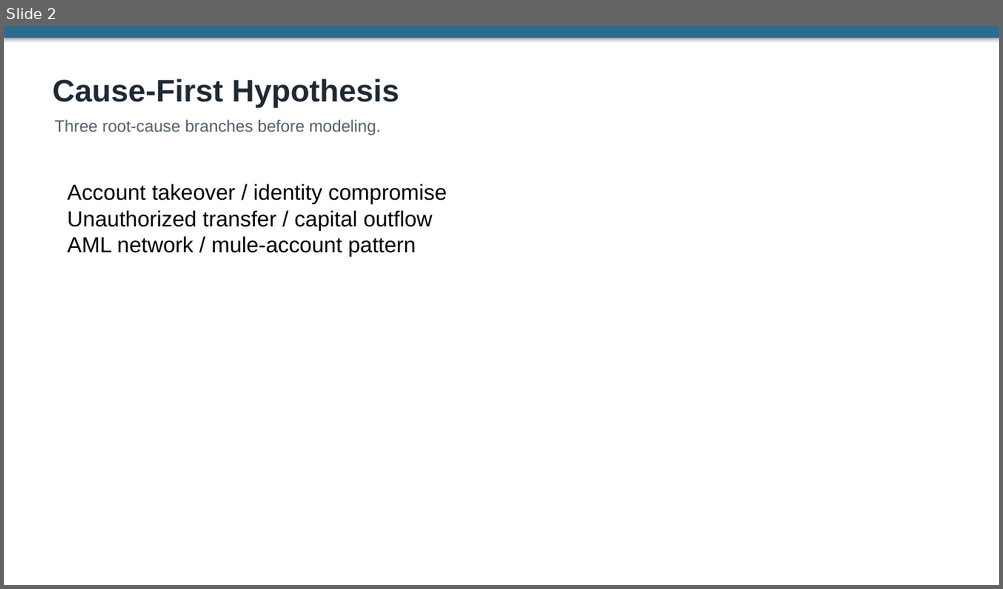
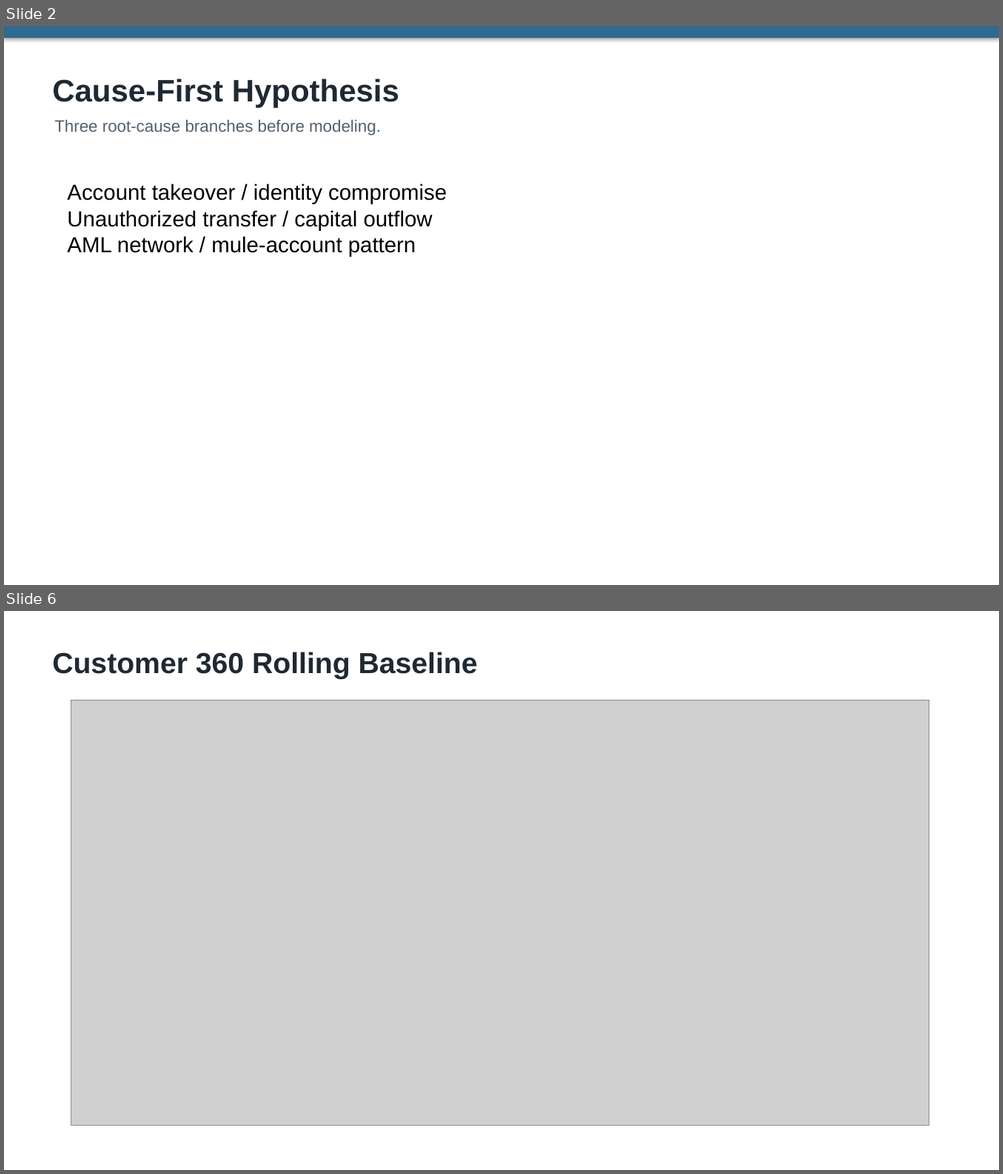
Before and after one commit to sonson0910/Fraud_Anomaly_Detection, a slide deck: report/final_slide_deck.pptx. Shown one above the other, each under a label of ours: slide 2 before the commit, slides 2 and 6 after it; the slides between them are not shown. The pictures are 1003x589 and 1003x1174 pixels, drawn with LibreOffice and Linux fonts; fonts in the diff are those of the drawing; grey boxes stand for pictures. Boxes give left, top, right and bottom in pixels: in the first picture for what was removed or moved away, otherwise in the second. Text is boxed around its words. In the diff, an @@ line names an element or a change of style, - is before the commit and + after.

Commit message:
Add customer 360 hybrid fraud prevention flow

```diff
--- a/report/final_slide_deck.pptx
+++ b/report/final_slide_deck.pptx
@@ slide 6 added at bbox=[4, 611, 999, 1170], background #FFFFFF @@
@@ text added at bbox=[52, 652, 478, 679], 28 pt, text #1F2933, bold @@
+Customer 360 Rolling Baseline
@@ picture added at bbox=[71, 701, 929, 1126] @@
```
Also in this commit, not shown: 2 slides changed, 1 other slide added, 32 other files.
